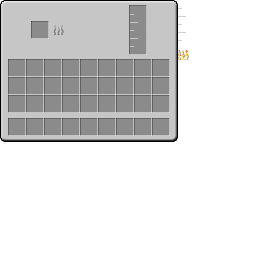
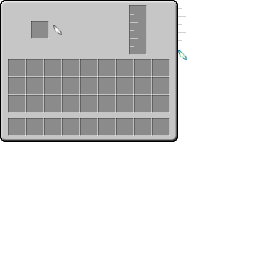
Revision of a layered (256, 256) image; what changed, layer by layer:
added layer "soul_shard - grey" above "fire indicator" over [53,25,62,35]
renamed "图层 5" to "fire indicator", hid it over [178,50,189,60]
renamed "图层 6" to "fire indicator - grey", hid it over [53,25,64,35]
added layer "soul_shard" above "player hotbar" over [178,50,187,60]
